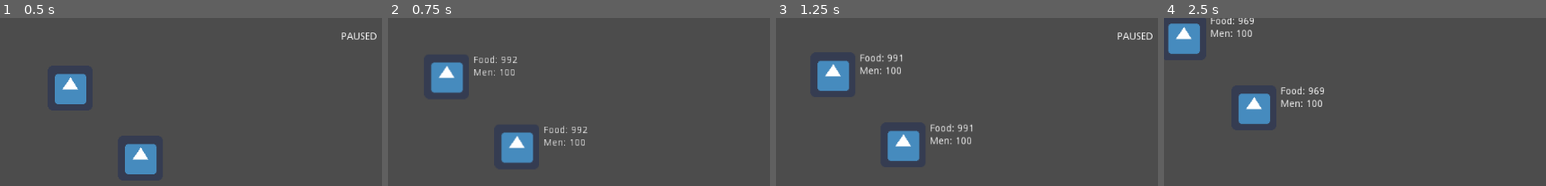
Above: before the commit, frames 1-4 (left to right).
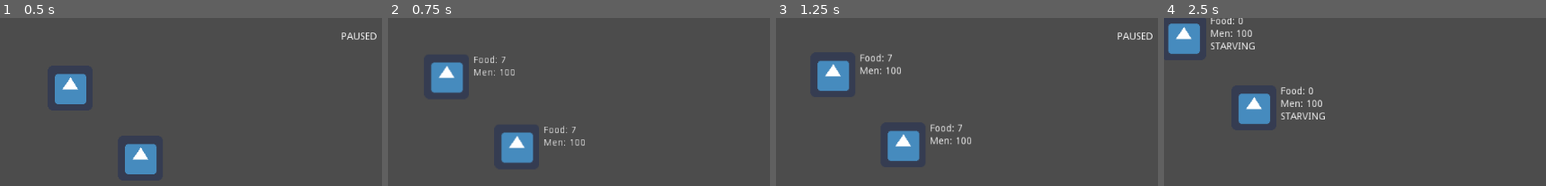
Above: after the commit, the same moments.

Repository: The-Churrosaur/Fimbulvinter-HAGJ-4
Game: Godot game, scene res://main.tscn
Same seed, same stepped clock (60 frames per second), same inputs: the game is played once before the commit and once after it. The engine's default icon, where the game draws it, is replaced by a stand-in: a white triangle on a blue panel in a dark square.
Inputs (mouse positions are in pixels of both pictures, inside the frame that each line leads up to):
- Up to frame 1 (0.5 s): no input
- Up to frame 2 (0.75 s): tap Enter (ui_accept) at 0.5 s; move the mouse to (456, 88) at 0.52 s; click (456, 88) at 0.67 s
- Up to frame 3 (1.25 s): tap Enter (ui_accept) at 0.77 s
- Up to frame 4 (2.5 s): tap Enter (ui_accept) at 1.25, 1.52, 2 s; move the mouse to (1290, 145) at 1.27 s; click (1290, 145) at 1.42 s; move the mouse to (outside the picture) at 2.02 s; click (outside the picture) at 2.17 s

Frame 1 is identical in both runs. In frame 2, 0.2% of the frame differs, in the area x 29-53%, y 22-69%; in frame 3, 0.2%; in frame 4, 0.7%, in the area x 12-43%, y 0-61%.

Commit message:
eat hot chip and die

Diff:
--- a/armies/army_base.gd
+++ b/armies/army_base.gd
@@ -2,8 +2,9 @@
 extends KinematicBody2D
 
 export var population : int = 100
-export var grain : float = 1000
-export var consumption_rate : float = 0.3 # grain per person per second
+export var grain : float = 10
+export var consumption_rate : float = 0.1 # grain per person per second
+export var starve_chance : float = 0.01 # chance of starvation death per tick
 
 onready var select_area = $SelectionArea
 onready var level = get_node("/root/LevelManager").current_level
@@ -35,6 +36,7 @@
 	if !map_manager.is_paused:
 		move(delta)
 		consume_grain(delta)
+		if starving: starve(delta)
 
 func move(delta):
 	var facing = target - global_position
@@ -55,6 +57,10 @@
 	food_label.text = "Food: " + String(int(grain))
 	pop_label.text = "Men: " + String(population)
 
+func starve(delta):
+	if randf() <= starve_chance:
+		population -= 1
+
 func on_select_input_event(viewport, event, shape_idx):
 	if event.is_action_pressed("ui_lmb"):
 		hud_controller.on_army_selected(self)
